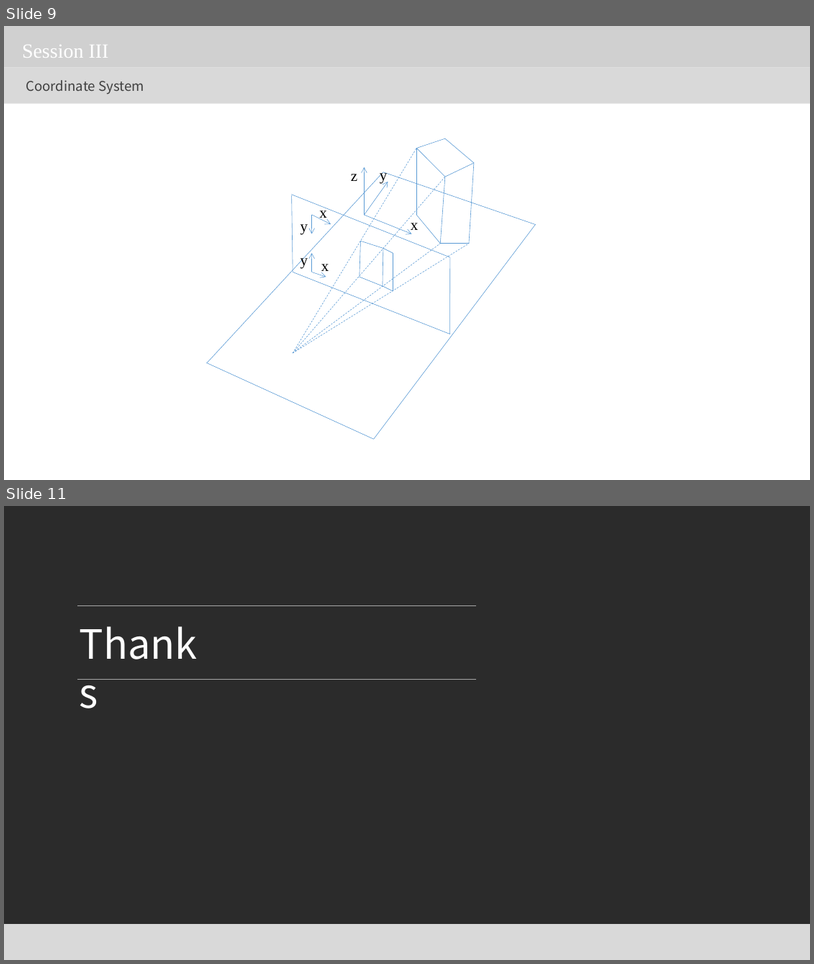
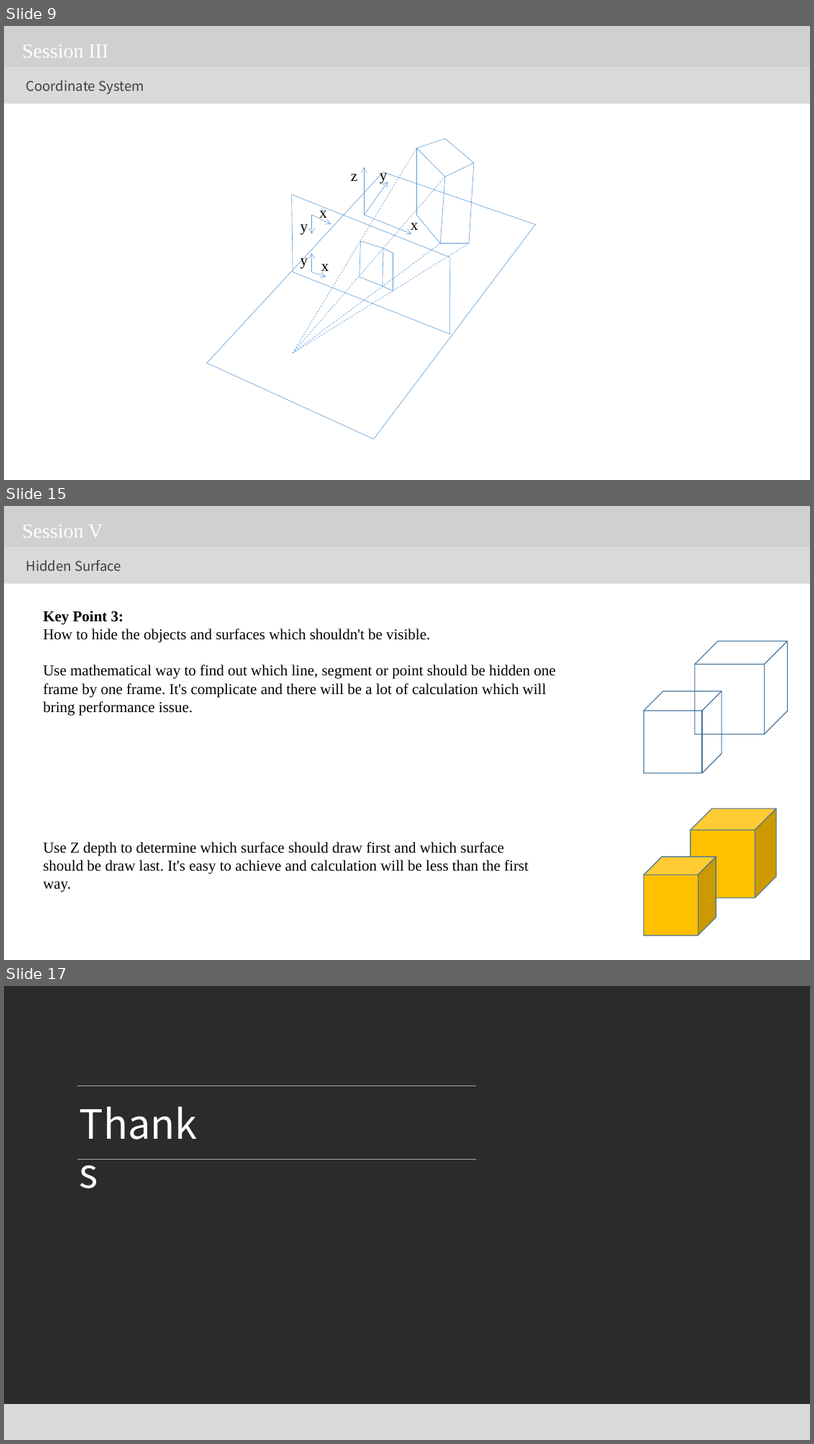
Before and after one commit to jeromepeng/tetris, a slide deck: Doc/3D Graphic.pptx. Shown one above the other, each under a label of ours: slides 9 and 11 before the commit, slides 9, 15 and 17 after it; the slides between them are not shown. The pictures are 814x964 and 814x1444 pixels, drawn with LibreOffice and Linux fonts; fonts in the diff are those of the drawing; grey boxes stand for pictures; background and template pictures are left out; a plain dark background stands for a picture behind light text. Boxes give left, top, right and bottom in pixels: in the first picture for what was removed or moved away, otherwise in the second. Text is boxed around its words. In the diff, an @@ line names an element or a change of style, - is before the commit and + after.

```diff
--- a/Doc/3D Graphic.pptx
+++ b/Doc/3D Graphic.pptx
@@ slide 15 added at (4, 506, 810, 960), background picture (left out) @@
@@ picture added at (4, 506, 810, 547) @@
@@ text added at (22, 525, 103, 538), 24 pt, text #FFFFFF @@
+Session V
@@ rectangle added at (4, 547, 810, 584), fill #D9D9D9 @@
@@ text added at (26, 560, 121, 571), 16 pt, text #404040 @@
+Hidden Surface
@@ text added at (43, 610, 556, 716), 18 pt, text #000000 @@
+Key Point 3:
+How to hide the objects and surfaces which shouldn't be visible.
+Use mathematical way to find out which line, segment or point should be hidden one frame by one frame. It's complicate and there will be a lot of calculation which will bring performance issue.
@@ cube added at (695, 641, 788, 734), outline #43739E 1 pt @@
@@ cube added at (644, 691, 722, 773), outline #43739E 1 pt @@
@@ cube added at (691, 808, 777, 898), fill #FFC000, outline #43739E 1 pt @@
@@ text added at (43, 842, 529, 892), 18 pt, text #000000 @@
+Use Z depth to determine which surface should draw first and which surface should be draw last. It's easy to achieve and calculation will be less than the first way.
@@ cube added at (644, 857, 716, 936), fill #FFC000, outline #43739E 1 pt @@
@@ what was slide 11 is now slide 17 @@
```
Also in this commit, not shown: 1 slide changed, 5 other slides added, 11 other files.
